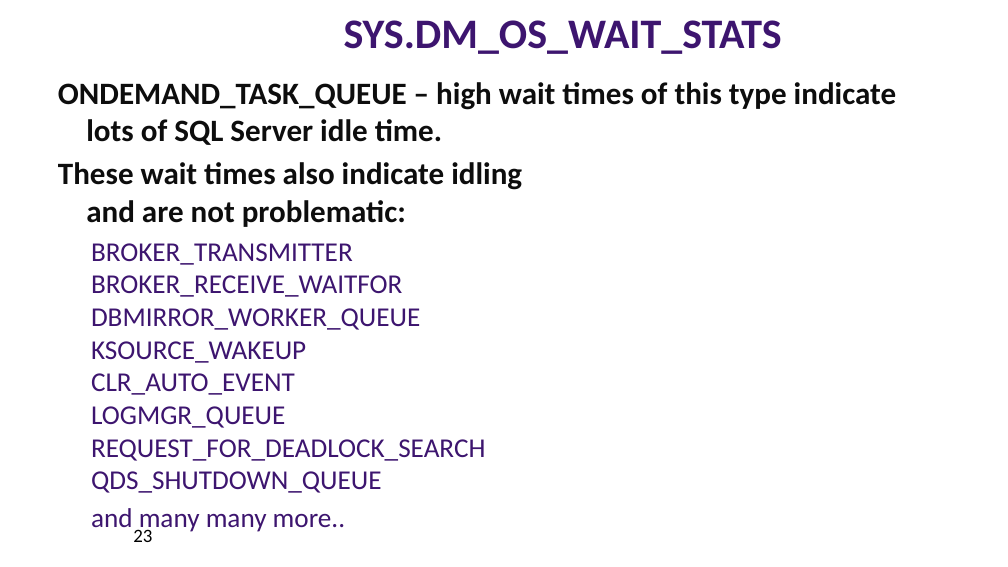
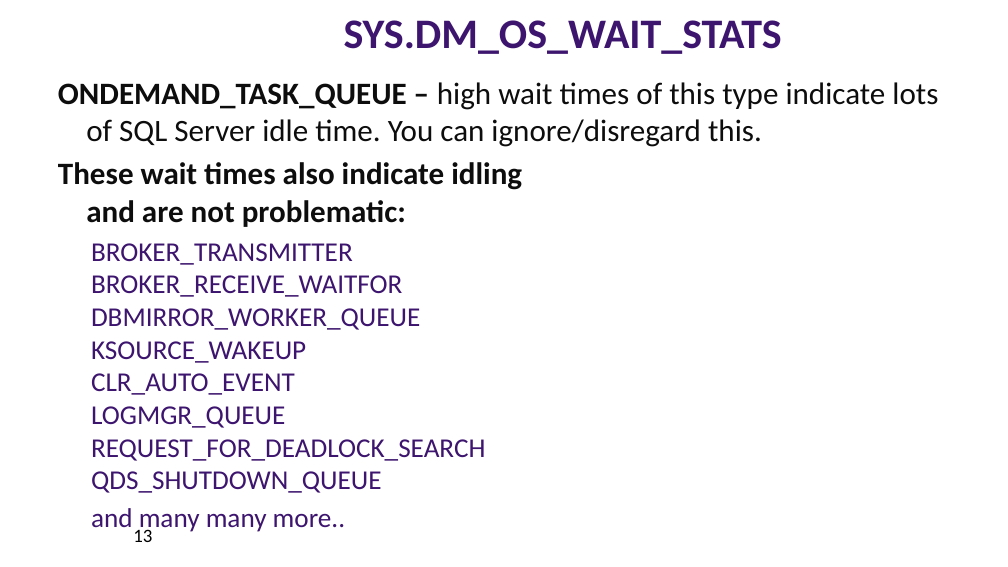
Before and after one commit to williamadba/Public-Presentations, a slide deck: slide 13 of HASSUG/DBA Best Practices with DMVs.pptx (slide 23 before the commit). Drawn at 1008x567 pixels with LibreOffice and Linux fonts; fonts in the diff are those of the drawing; background and template pictures are left out. Boxes give left, top, right and bottom in pixels: in the first picture for what was removed or moved away, otherwise in the second. Text is boxed around its words. In the diff, an @@ line names an element or a change of style, - is before the commit and + after.

```diff
--- a/HASSUG/DBA Best Practices with DMVs.pptx
+++ b/HASSUG/DBA Best Practices with DMVs.pptx
@@ text at bbox=[58, 82, 938, 147]: text changed; bold off @@
-ONDEMAND_TASK_QUEUE – high wait times of this type indicate lots of SQL Server idle time.
+ONDEMAND_TASK_QUEUE – high wait times of this type indicate lots of SQL Server idle time. You can ignore/disregard this.
@@ page number at bbox=[133, 526, 152, 542]: text changed @@
-23
+13
```
Also in this commit, not shown: 16 other slides changed, 7 slides added, 2 slides removed.
